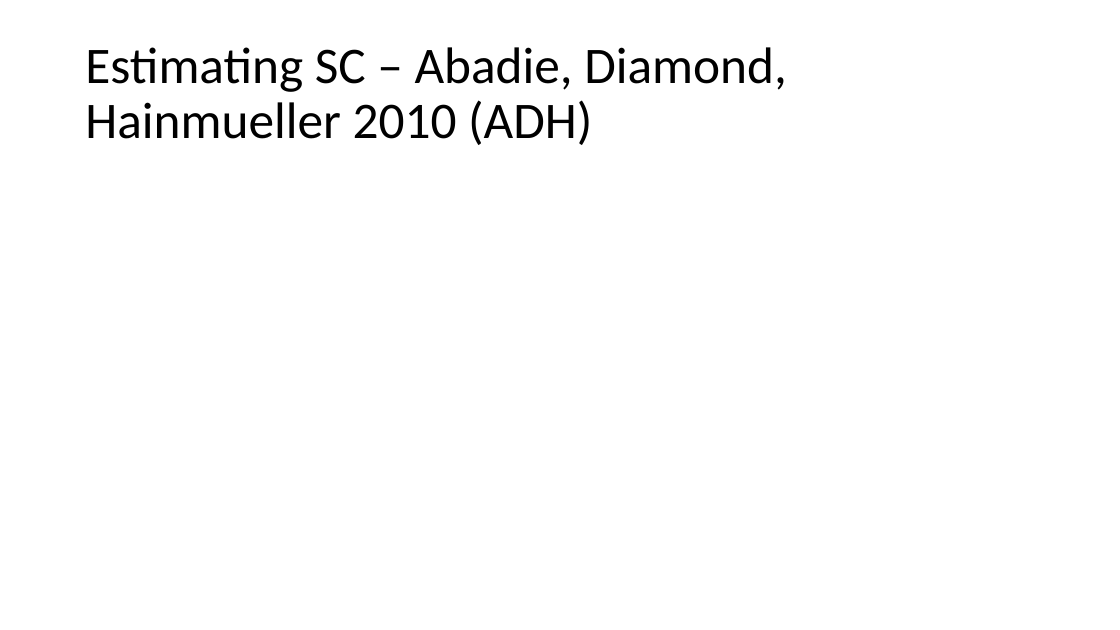
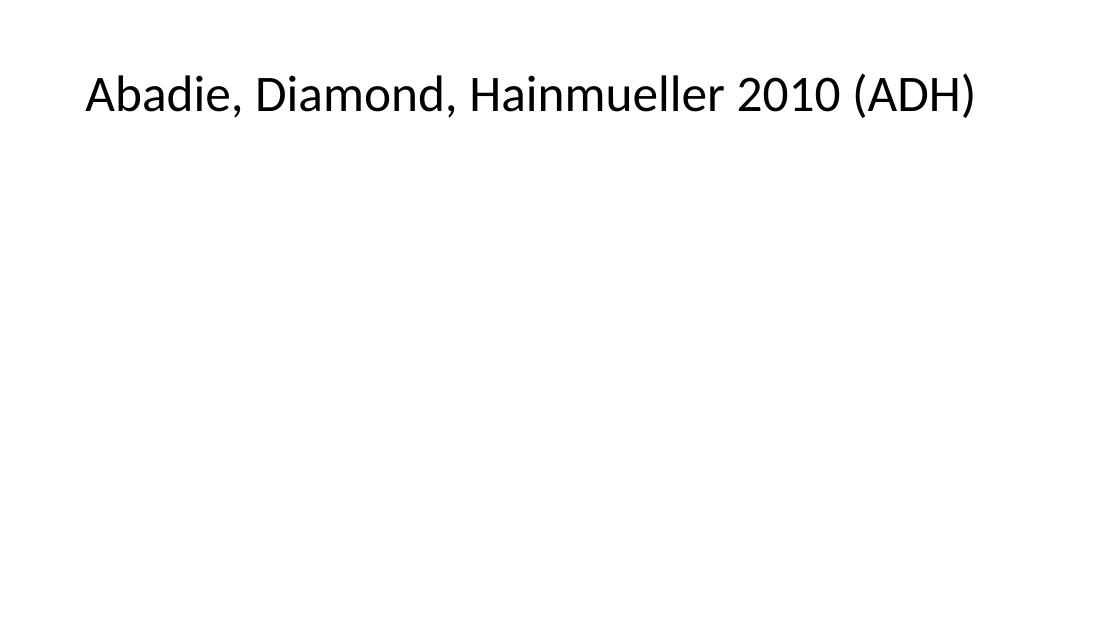
Before and after one commit to shoepaladin/causalinference_crashcourse, a slide deck: slide 24 of Powerpoints/6 DiffnDiff (WIP).pptx. Drawn at 1120x630 pixels with LibreOffice and Linux fonts; fonts in the diff are those of the drawing; grey boxes stand for pictures. Boxes give left, top, right and bottom in pixels: in the first picture for what was removed or moved away, otherwise in the second. Text is boxed around its words. In the diff, an @@ line names an element or a change of style, - is before the commit and + after.

```diff
--- a/Powerpoints/6 DiffnDiff (WIP).pptx
+++ b/Powerpoints/6 DiffnDiff (WIP).pptx
@@ title at bbox=[85, 73, 976, 118]: text changed @@
-Estimating SC – Abadie, Diamond, Hainmueller 2010 (ADH)
+Abadie, Diamond, Hainmueller 2010 (ADH)
```
Also in this commit, not shown: 1 other slide changed, 2 slides added, 1 other file.
